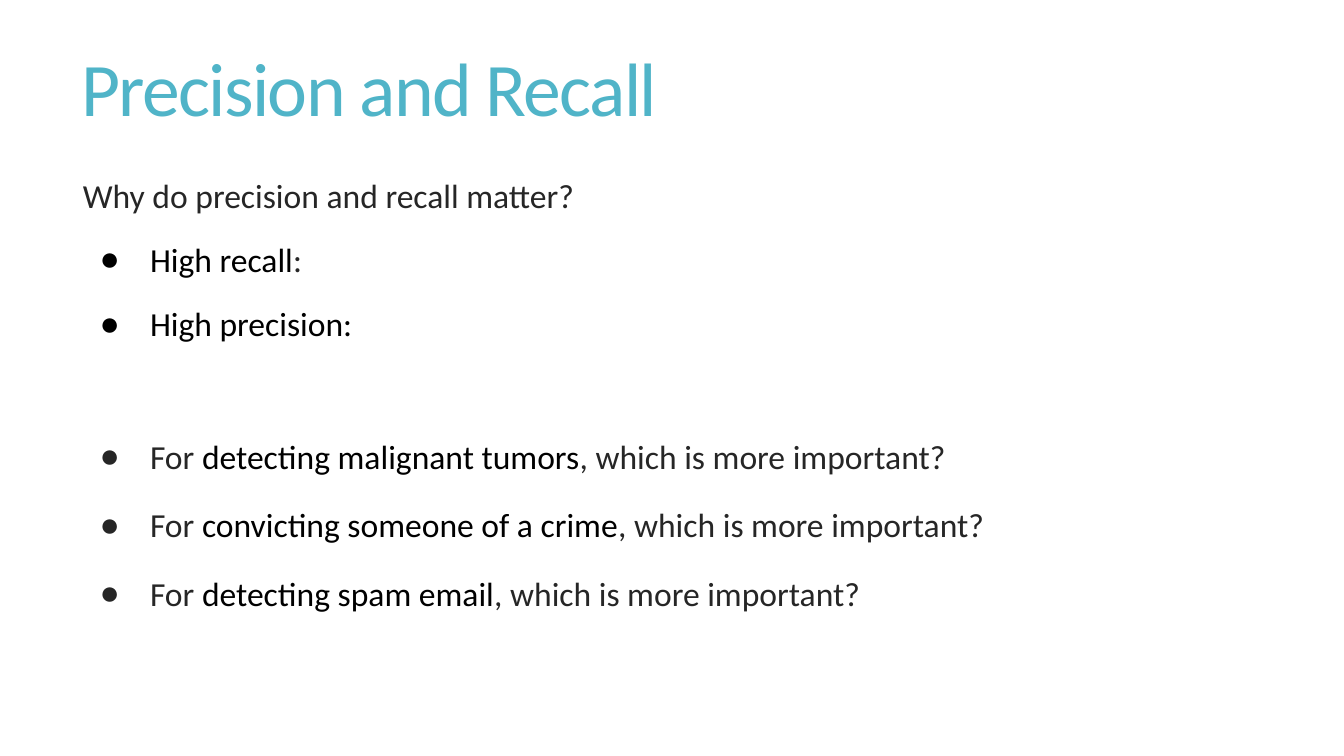
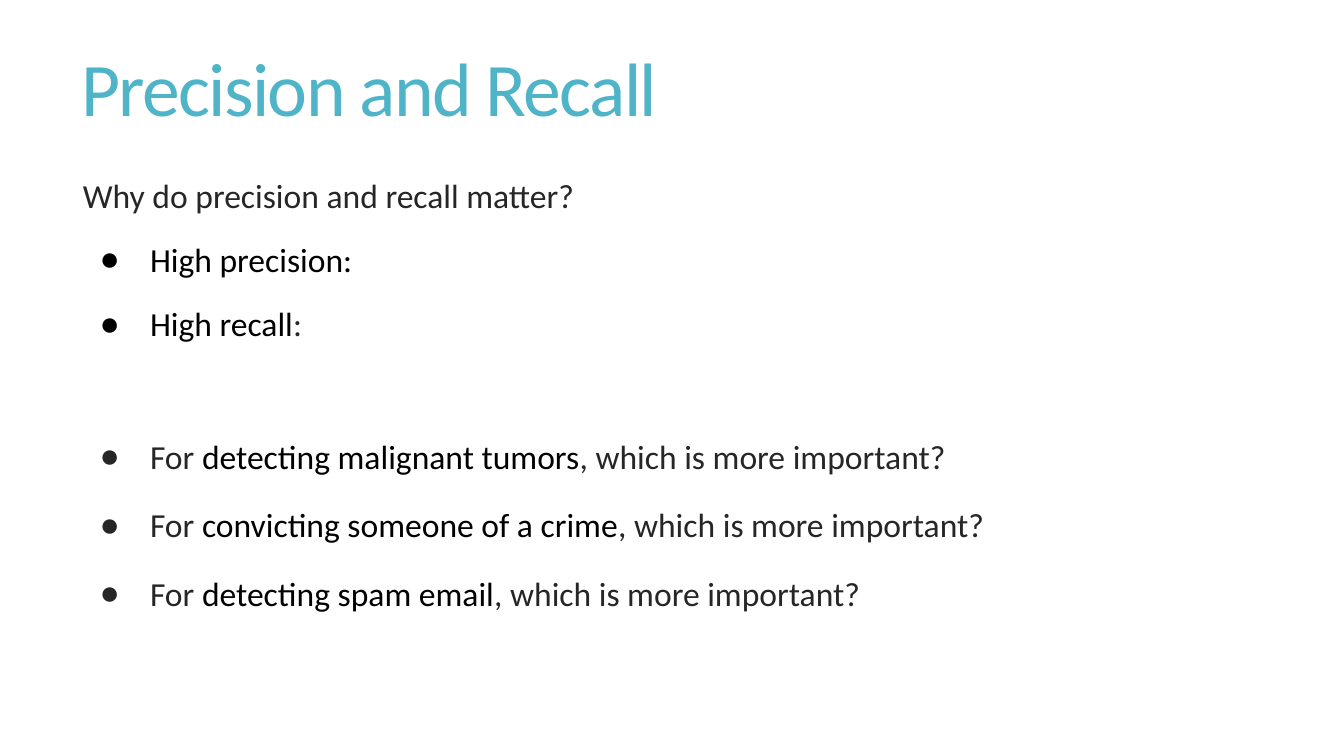
Before and after one commit to Ethan-Tseng/AI4ALL-NLP, a slide deck: slide 18 of Week_1/Slides/Day5_NLP_EvaluationMetrics.pptx (slide 20 before the commit). Drawn at 1344x756 pixels with LibreOffice and Linux fonts; fonts in the diff are those of the drawing. Boxes give left, top, right and bottom in pixels: in the first picture for what was removed or moved away, otherwise in the second. Text is boxed around its words. In the diff, an @@ line names an element or a change of style, - is before the commit and + after.

```diff
--- a/Week_1/Slides/Day5_NLP_EvaluationMetrics.pptx
+++ b/Week_1/Slides/Day5_NLP_EvaluationMetrics.pptx
@@ text at [150,248,353,278]: paragraph added @@
+● High precision:
@@ text at [150,312,353,342]: paragraph removed @@
-● High precision:
```
Also in this commit, not shown: 2 other slides changed, 3 slides removed, 1 other file.
